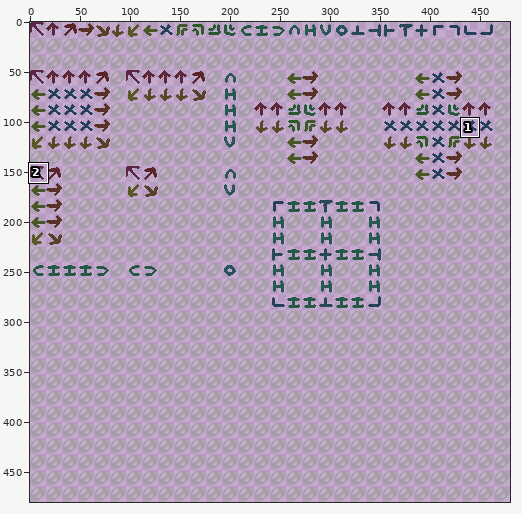
Edited in one commit: pixel-art file (Assets/Sprites/Tiles/ruletile_template/ruletile_template.aseprite). The first picture is a wide view before the edit; the outline marks the close-up.
Close-up. Before:
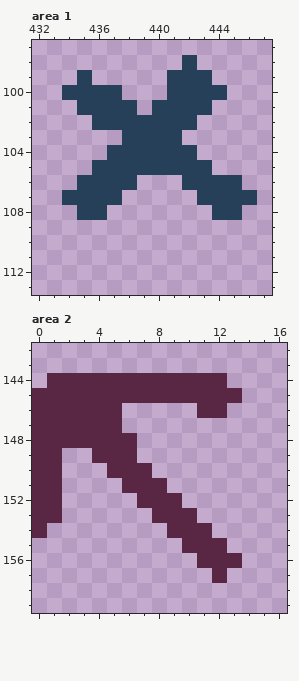
480x480 pixels, 1 frame. Colours within 5 levels of each other are drawn and written as one. Shown: area 1: x 432..447, y 97..113; area 2: x 0..16, y 142..159. The commit also changed other parts of the picture, which this record leaves out.
After:
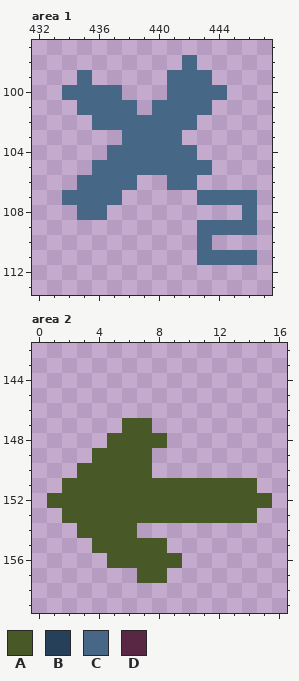
Palette (. is transparent): A #485927  B #274059  C #476787  D #592743
Diff:
{"where": "area 1"}
{"y":98,"x":442,"old":"B","new":"C"}
{"y":99,"x":435,"old":"B","new":"C"}
{"y":99,"x":441,"old":"BBB","new":"CCC"}
{"y":100,"x":434,"old":"BBBB","new":"CCCC"}
{"y":100,"x":441,"old":"BBBB","new":"CCCC"}
{"y":101,"x":435,"old":"BBBB","new":"CCCC"}
{"y":101,"x":440,"old":"BBBB","new":"CCCC"}
{"y":102,"x":436,"old":"BBBBBBB","new":"CCCCCCC"}
{"y":103,"x":438,"old":"BBBB","new":"CCCC"}
{"y":104,"x":437,"old":"BBBBBB","new":"CCCCCC"}
{"y":105,"x":436,"old":"BBBBBBBB","new":"CCCCCCCC"}
{"y":106,"x":435,"old":"BBBB","new":"CCCC"}
{"y":106,"x":441,"old":".BBBB","new":"CC..."}
{"y":107,"x":434,"old":"BBBB","new":"CCCC"}
{"y":107,"x":443,"old":"BBBB","new":"CCCC"}
{"y":108,"x":435,"old":"BB","new":"CC"}
{"y":108,"x":444,"old":"BB.","new":"..C"}
{"y":109,"x":443,"old":"....","new":"CCCC"}
{"y":110,"x":443,"old":".","new":"C"}
{"y":111,"x":443,"old":"....","new":"CCCC"}
{"where": "area 2"}
{"y":144,"x":1,"old":"DDDDDDDDDDDD","new":"............"}
{"y":145,"x":0,"old":"DDDDDDDDDDDDDD","new":".............."}
{"y":146,"x":0,"old":"DDDDDD","new":"......"}
{"y":146,"x":11,"old":"DD","new":".."}
{"y":147,"x":0,"old":"DDDDDD..","new":"......AA"}
{"y":148,"x":0,"old":"DDDDDDD..","new":".....AAAA"}
{"y":149,"x":0,"old":"DD","new":".."}
{"y":149,"x":4,"old":"DDD.","new":"AAAA"}
{"y":150,"x":0,"old":"DD","new":".."}
{"y":150,"x":3,"old":"..DDD","new":"AAAAA"}
{"y":151,"x":0,"old":"DD....DDD......","new":"..AAAAAAAAAAAAA"}
{"y":152,"x":0,"old":"DD.....DDD......","new":".AAAAAAAAAAAAAAA"}
{"y":153,"x":0,"old":"DD......DDD....","new":"..AAAAAAAAAAAAA"}
{"y":154,"x":0,"old":"D","new":"."}
{"y":154,"x":3,"old":"....","new":"AAAA"}
{"y":154,"x":9,"old":"DDD","new":"..."}
{"y":155,"x":4,"old":".....","new":"AAAAA"}
{"y":155,"x":10,"old":"DDD","new":"..."}
{"y":156,"x":5,"old":".....","new":"AAAAA"}
{"y":156,"x":11,"old":"DDD","new":"..."}
{"y":157,"x":7,"old":"..","new":"AA"}
{"y":157,"x":12,"old":"D","new":"."}
